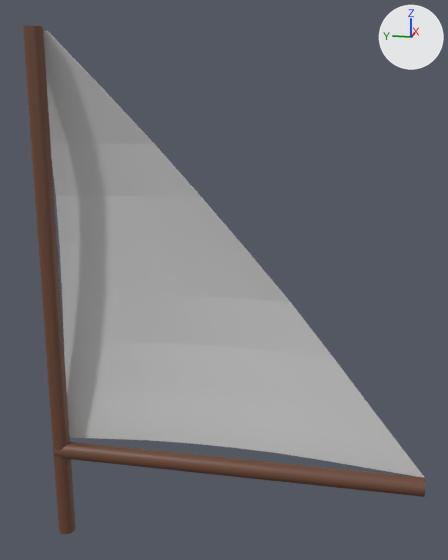
Two versions of the glTF model assets/models/kuba_boat_sail.glb, one commit apart.
Before and after are seen from a camera (50 mm lens) standing at (-8.82, -4.57, 7.51) and looking at (0.38, -2.73, 5.21). Lighting does not change. The marker at upper right points along +X, +Y and +Z. The older version comes first. Where no turn or scale is listed for an object, it has been applied to the vertices. Vertices at exactly the same position are counted once.

The first picture shows 'Maszt', 'Maszt.001'.
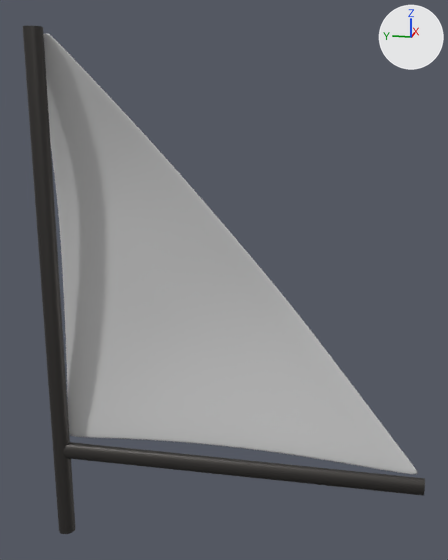
The change, as a list of edits to the scene's bpy script:
```text
Add mat_dark_hull:
    mat_dark_hull = principled_material('dark-hull')
    mat_dark_hull.base_color = (0.0602, 0.056, 0.0525)  # dark grey #454341
    mat_dark_hull.metallic = 0.717
Change me_cylinder:
    used by ob_maszt; location = (0.0, 0.0, 1.27)
    remove me_cylinder.from_pydata(...)  # 130 vertices, 250 faces; spans x -0.15..0.16, y -5.89..0.14, z -0.59..7.64
    remove me_cylinder.materials.append(mat_wood)  # brown #6a4432
    add me_cylinder.from_pydata(...)  # 130 vertices, 250 faces; spans x -0.14..0.14, y -5.89..0.14, z -0.59..7.64
    edits to the shape of me_cylinder do not show in these pictures
    add me_cylinder.materials.append(mat_dark_hull)  # dark grey #454341
Change me_cylinder_001:
    used by ob_maszt_001; location = (0.0, 0.0, 1.27)
    remove me_cylinder_001.from_pydata(...)  # 225 vertices, 384 faces; spans x 0.07..0.77, y -5.89..0.06, z 1.07..7.61
    add me_cylinder_001.from_pydata(...)  # 2850 vertices, 5696 faces; spans x 0.11..0.76, y -5.79..0.06, z 1.08..7.58
    me_cylinder_001 part 1: 5 vertices moved within x 0.37..0.59, y -1.58..-0.35, z 2.74..6.8; 205 vertices removed from x 0.07..0.77, y -5.89..0.06, z 1.07..7.61; 2830 vertices added at x 0.11..0.76, y -5.79..0.06, z 1.08..7.58
```

What differs and where, as boxes [x1, y1, x2, y2] in the pictures (448 x 560 px):
'Maszt.001', reshaped
    before: [43, 31, 424, 477]
    after: [44, 33, 418, 474]
'Maszt', recoloured
    both: [23, 26, 425, 534]
